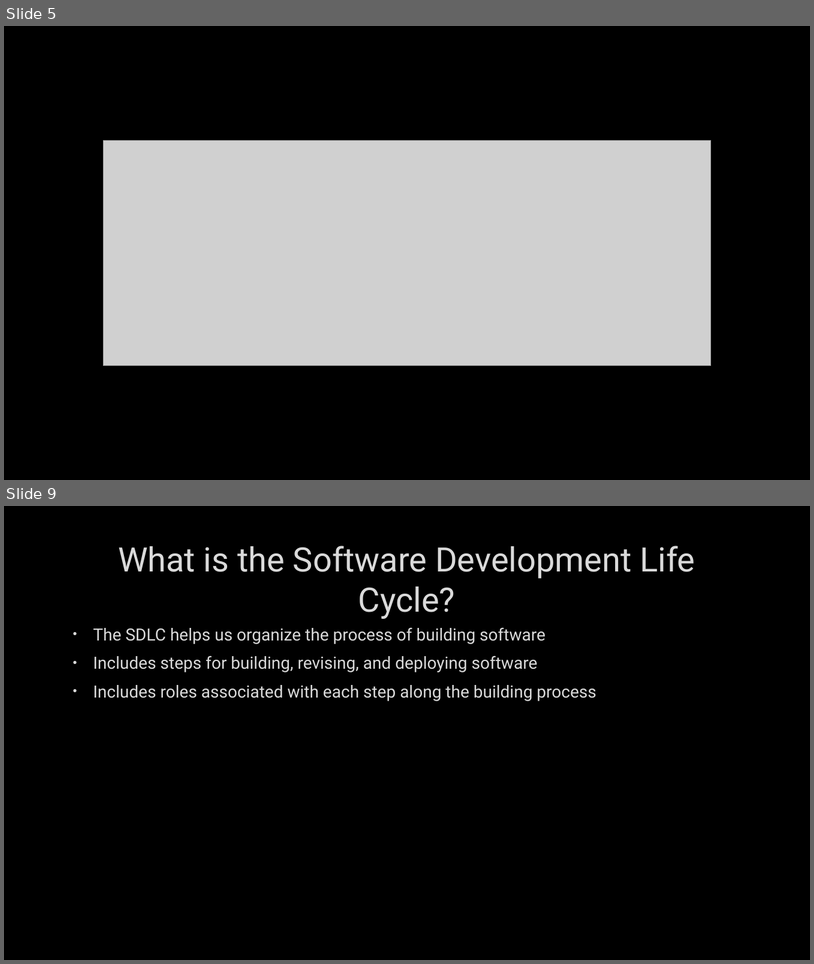
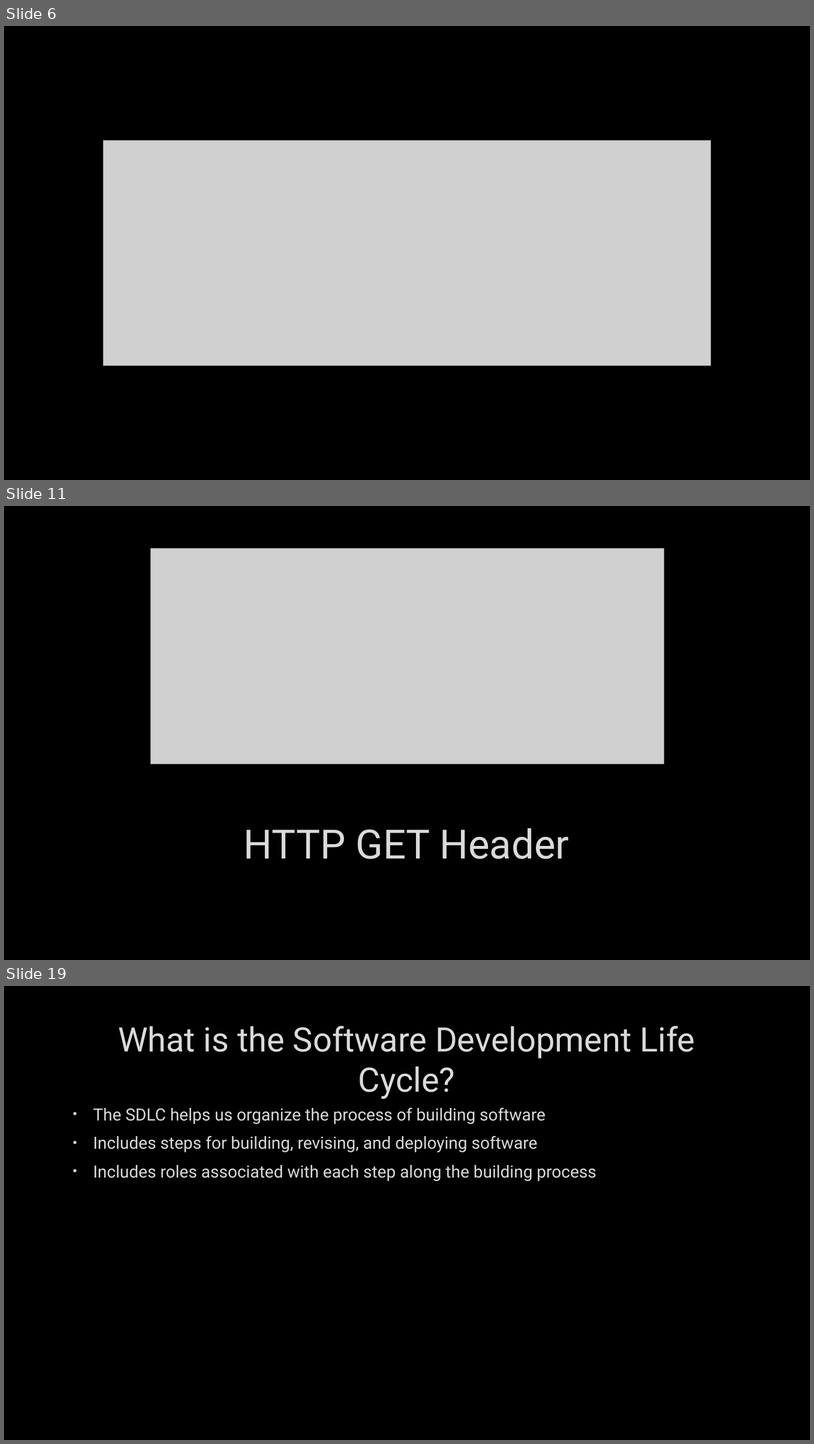
Before and after one commit to hexa-decim8/ISBPM, a slide deck: Class_Materials/Week_2/Day_3/ISBPM w2d3.pptx. Shown one above the other, each under a label of ours: slides 5 and 9 before the commit, slides 6, 11 and 19 after it; the slides between them are not shown. The pictures are 814x964 and 814x1444 pixels, drawn with LibreOffice and Linux fonts; fonts in the diff are those of the drawing; grey boxes stand for pictures; background and template pictures are left out. Boxes give left, top, right and bottom in pixels: in the first picture for what was removed or moved away, otherwise in the second. Text is boxed around its words. In the diff, an @@ line names an element or a change of style, - is before the commit and + after.

```diff
--- a/Class_Materials/Week_2/Day_3/ISBPM w2d3.pptx
+++ b/Class_Materials/Week_2/Day_3/ISBPM w2d3.pptx
@@ slide 11 added at (x1=4, y1=506, x2=810, y2=960), background picture (left out) @@
@@ picture added at (x1=151, y1=549, x2=665, y2=763) @@
@@ title added at (x1=244, y1=828, x2=569, y2=859), 48 pt, text #DADADA @@
+HTTP GET Header
@@ what was slide 5 is now slide 6 @@
@@ what was slide 9 is now slide 19 @@
```
Also in this commit, not shown: 3 slides changed, 9 other slides added, 1 other file.
